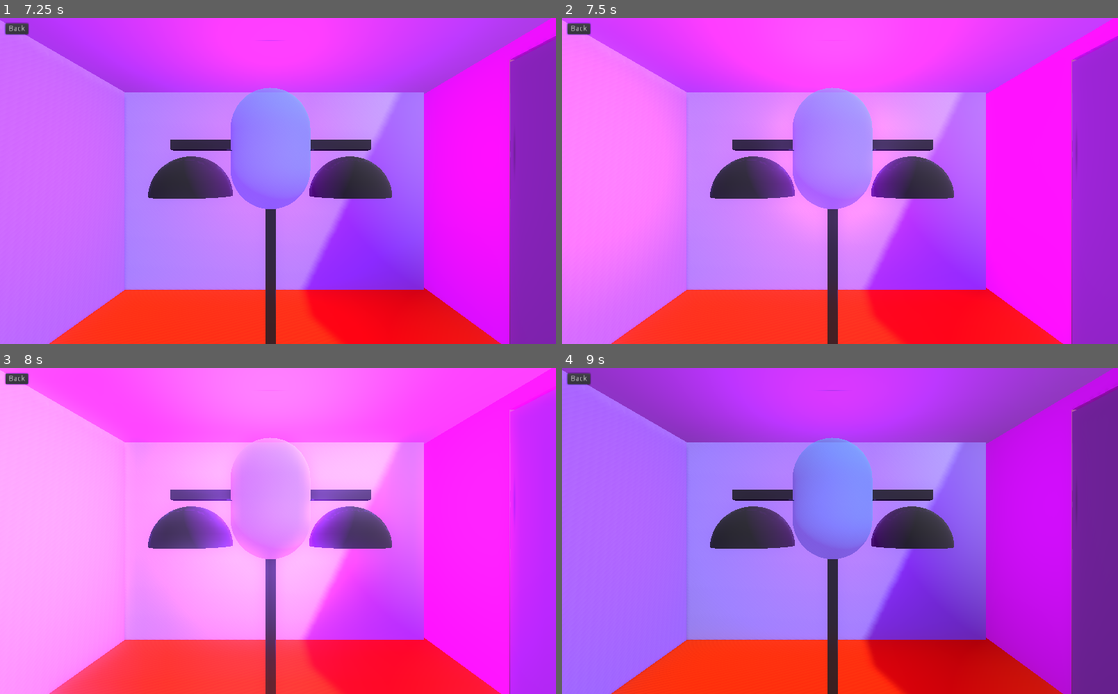
Above: before the commit, frames 1-4 (two rows, left to right).
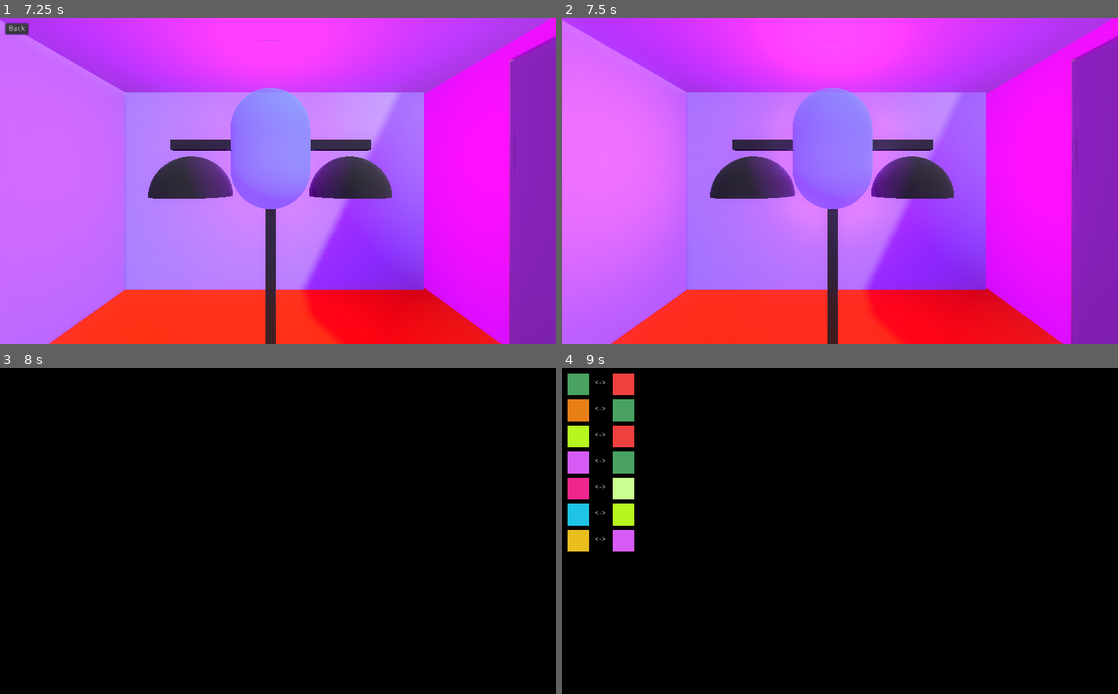
Above: after the commit, the same moments.

Repository: pedrotrschneider/mind-switches
Game: Godot game, scene res://scenes/app/app.tscn
The game is run twice, just before and just after one commit, with the same random seed, the same clock (stepped at 60 frames per second) and the same inputs.
Inputs (mouse positions are in pixels of both pictures, inside the frame that each line leads up to):
- Up to frame 1 (7.25 s): move the mouse to (400, 164) at 0.52 s; click (400, 164) at 0.67 s; tap Enter at 1.25 s; move the mouse to (166, 197) at 1.27 s; click (166, 197) at 1.42 s; move the mouse to (333, 109) at 2.02 s; click (333, 109) at 2.17 s; move the mouse to (250, 246) at 2.77 s; click (250, 246) at 2.92 s; move the mouse to (444, 229) at 3.52 s; click (444, 229) at 3.67 s; move the mouse to (111, 132) at 4.27 s; click (111, 132) at 4.42 s; move the mouse to (305, 181) at 5.02 s; click (305, 181) at 5.17 s; move the mouse to (194, 99) at 5.77 s; click (194, 99) at 5.92 s; move the mouse to (400, 164) at 6.52 s; click (400, 164) at 6.67 s
- Up to frame 2 (7.5 s): move the mouse to (728, 197) at 7.27 s; click (728, 197) at 7.42 s
- Up to frame 3 (8 s): no input
- Up to frame 4 (9 s): move the mouse to (895, 459) at 8.02 s; click (895, 459) at 8.17 s; click (617, 420) at 8.75 s, where only the run after the commit has a clickable "1"

Frame 1 is identical in both runs. In frame 2, 49% of the frame differs, in the area x 0-100%, y 0-100%; in frame 3, 100%; in frame 4, 100%.

Commit message:
✨ Implement level feature 4️⃣ - Add level selection UI - Add level loader - Add level 1 - Add switches UI to levels and sandbox

Diff:
--- /dev/null
+++ b/resources/level_data/level1.tres
@@ -0,0 +1,12 @@
+[gd_resource type="Resource" load_steps=2 format=2]
+
+[ext_resource path="res://resources/level_data/level_data.gd" type="Script" id=1]
+
+[resource]
+script = ExtResource( 1 )
+level_type = 0
+num_bodies = 9
+num_extras = 0
+colors = [ Color( 0.941176, 0.254902, 0.254902, 1 ), Color( 0.72549, 0.968627, 0.129412, 1 ), Color( 0.12549, 0.772549, 0.898039, 1 ), Color( 0.290196, 0.639216, 0.384314, 1 ), Color( 0.847059, 0.360784, 0.964706, 1 ), Color( 0.92549, 0.74902, 0.12549, 1 ), Color( 0.913725, 0.505882, 0.0980392, 1 ), Color( 0.803922, 1, 0.572549, 1 ), Color( 0.945098, 0.152941, 0.552941, 1 ), Color( 1, 1, 1, 1 ), Color( 0, 0, 0, 1 ) ]
+initial_minds = [  ]
+initial_switches = [  ]
--- a/resources/level_data/level_data.gd
+++ b/resources/level_data/level_data.gd
@@ -4,6 +4,7 @@
 
 export(Enums.LevelType) var level_type;
 export(int) var num_bodies;
+export(int) var num_extras;
 export(Array, Color) var colors;
 export(Array, int) var initial_minds;
 export(Array, Array) var initial_switches;
--- a/resources/level_data/sandbox_level.tres
+++ b/resources/level_data/sandbox_level.tres
@@ -6,6 +6,7 @@
 script = ExtResource( 1 )
 level_type = 1
 num_bodies = 0
+num_extras = 0
 colors = [  ]
 initial_minds = [  ]
 initial_switches = [  ]
--- a/scenes/app/app.gd
+++ b/scenes/app/app.gd
@@ -9,10 +9,12 @@
 onready var _main_menu_res: Resource = preload("res://scenes/main_menu_scenes/main_menu/main_menu.tscn");
 onready var _level_res: Resource = preload("res://scenes/game_scenes/level/level.tscn");
 onready var _sandbox_creator_res: Resource = preload("res://scenes/game_scenes/sandbox_level_creator/sandbox_level_creator.tscn");
+onready var _level_laoder_res: Resource = preload("res://scenes/game_scenes/level_loader/level_loader.tscn");
 
 func _ready():
 	_garbage = GameEvents.connect("go_to_level", self, "_on_go_to_level");
 	_garbage = GameEvents.connect("go_to_sandbox_creator", self, "_on_go_to_sandbox_creator");
+	_garbage = GameEvents.connect("go_to_level_loader", self, "_on_go_to_level_loader");
 	_garbage = GameEvents.connect("fade_in", self, "_on_fade_in");
 	_garbage = GameEvents.connect("fade_out", self, "_on_fade_out");
 
@@ -50,3 +52,13 @@
 
 	_runtime_data.current_gameplay_state = Enums.GameplayStates.LEVEL;
 	_runtime_data.current_level_state = Enums.LevelStates.SELECTING;
+
+
+func _on_go_to_level_loader() -> void:
+	self.get_child(get_child_count() - 1).queue_free();
+
+	var level_loader_instance = _level_laoder_res.instance();
+	self.add_child(level_loader_instance);
+
+	_runtime_data.current_gameplay_state = Enums.GameplayStates.LEVEL;
+	_runtime_data.current_level_state = Enums.LevelStates.SELECTING;
--- a/scenes/game_scenes/level/level.gd
+++ b/scenes/game_scenes/level/level.gd
@@ -6,6 +6,9 @@
 export(NodePath) onready var _center_position = get_node(_center_position) as Position3D;
 export(NodePath) onready var _extra1_position = get_node(_extra1_position) as Position3D;
 export(NodePath) onready var _extra2_position = get_node(_extra2_position) as Position3D;
+export(NodePath) onready var _vertical_box = get_node(_vertical_box) as VBoxContainer;
+
+onready var _swtich_ui_res = preload("res://scenes/game_scenes/switch_ui/switch_ui.tscn");
 
 var level_data:LevelData;
 onready var _body_scene_res: Resource = preload("res://scenes/game_scenes/body/body.tscn");
@@ -48,7 +51,7 @@
 		self.add_child(body_instance);
 		body_instance.global_transform.origin = Vector3(posX, 0, posZ);
 		body_instance.index = b;
-		body_instance.mind_color = _colors[b];
+		body_instance.mind_color = _colors[_minds[b]];
 		body_instance.body_color = _colors[b];
 
 		a += sep;
@@ -57,7 +60,7 @@
 	self.add_child(body_instance);
 	body_instance.global_transform.origin = _extra1_position.global_transform.origin;
 	body_instance.index = _num_bodies;
-	body_instance.mind_color = _colors[_num_bodies];
+	body_instance.mind_color = _colors[_minds[_num_bodies]];
 	body_instance.body_color = _colors[_num_bodies];
 	body_instance.hide();
 
@@ -65,9 +68,15 @@
 	self.add_child(body_instance);
 	body_instance.global_transform.origin = _extra2_position.global_transform.origin;
 	body_instance.index = _num_bodies + 1;
-	body_instance.mind_color = _colors[_num_bodies + 1];
+	body_instance.mind_color = _colors[_minds[_num_bodies + 1]];
 	body_instance.body_color = _colors[_num_bodies + 1];
 	body_instance.hide();
+
+	for s in _switches_buffer.size():
+		if(s % 2 == 0):
+			continue;
+
+		_add_switches_ui(_colors[_switches_buffer[s][0]], _colors[_switches_buffer[s][1]]);
 
 	if(level_data.level_type == Enums.LevelType.LEVEL):
 		_on_finish_switches_button_pressed();
@@ -119,6 +128,12 @@
 		i += 1;
 
 	_minds = _minds_solving_init_config.duplicate();
+
+	var switches_ui = _vertical_box.get_children();
+	var dif = _switches_buffer.size() - _switches_buffer_solving_init_config.size();
+	for j in dif / 2:
+		switches_ui[_switches_buffer_solving_init_config.size() / 2 + j].queue_free();
+
 	_switches_buffer = _switches_buffer_solving_init_config.duplicate();
 
 
@@ -144,6 +159,7 @@
 
 		print(_minds);
 		print(_switches_buffer);
+		_add_switches_ui(_colors[mind1], _colors[mind2]);
 	else:
 		print("troca rejeitada");
 		GameEvents.emit_rejected_switch_signal();
@@ -154,3 +170,11 @@
 
 	if(_switches_buffer.size() > 1):
 		GameEvents.emit_show_finish_switches_button_signal();
+
+
+func _add_switches_ui(col1: Color, col2: Color):
+	var switch_ui_instance = _swtich_ui_res.instance();
+	switch_ui_instance.col1 = col1;
+	switch_ui_instance.col2 = col2;
+
+	_vertical_box.add_child(switch_ui_instance);
--- a/scenes/game_scenes/level/level.tscn
+++ b/scenes/game_scenes/level/level.tscn
@@ -1,8 +1,7 @@
-[gd_scene load_steps=6 format=2]
+[gd_scene load_steps=5 format=2]
 
 [ext_resource path="res://scenes/game_scenes/level/level.gd" type="Script" id=2]
 [ext_resource path="res://resources/runtime_data/runtime_data.tres" type="Resource" id=3]
-[ext_resource path="res://resources/level_data/test_level.tres" type="Resource" id=4]
 
 [sub_resource type="PlaneMesh" id=1]
 size = Vector2( 30, 50 )
@@ -13,10 +12,10 @@
 [node name="Level" type="Spatial"]
 script = ExtResource( 2 )
 _runtime_data = ExtResource( 3 )
-_level_data = ExtResource( 4 )
 _center_position = NodePath("CenterPosition")
 _extra1_position = NodePath("Extra1")
 _extra2_position = NodePath("Extra2")
+_vertical_box = NodePath("CanvasLayer/VerticalBox")
 
 [node name="MeshInstance" type="MeshInstance" parent="."]
 transform = Transform( 1, 0, 0, 0, 1, 0, 0, 0, 1, -0.0299072, -4.76837e-07, 0.0301163 )
@@ -33,3 +32,17 @@
 
 [node name="Extra2" type="Position3D" parent="."]
 transform = Transform( 1, 0, 0, 0, 1, 0, 0, 0, 1, 8.028, 0, -5.996 )
+
+[node name="CanvasLayer" type="CanvasLayer" parent="."]
+
+[node name="VerticalBox" type="VBoxContainer" parent="CanvasLayer"]
+margin_left = 10.0
+margin_top = 10.0
+margin_right = 40.0
+margin_bottom = 40.0
+size_flags_horizontal = 2
+size_flags_vertical = 2
+custom_constants/separation = 48
+__meta__ = {
+"_edit_use_anchors_": false
+}
--- /dev/null
+++ b/scenes/game_scenes/level_loader/level_loader.gd
@@ -0,0 +1,20 @@
+extends Control
+
+export(Resource) onready var level1 = level1 as LevelData;
+
+
+func _ready():
+	GameEvents.emit_fade_in_signal(0.6);
+
+func _on_Button1_pressed():
+	level1.initial_minds = [1, 2, 3, 4, 5, 6, 0, 8, 7, 9, 10];
+	level1.initial_switches = [
+		[0, 3], [3, 0],
+		[3, 6], [6, 3],
+		[0, 1], [1, 0],
+		[3, 4], [4, 3],
+		[7, 8], [8, 7],
+		[1, 2], [2, 1],
+		[4, 5], [5, 4],
+	];
+	GameEvents.emit_go_to_level_signal(level1);
--- /dev/null
+++ b/scenes/game_scenes/level_loader/level_loader.tscn
@@ -0,0 +1,24 @@
+[gd_scene load_steps=3 format=2]
+
+[ext_resource path="res://scenes/game_scenes/level_loader/level_loader.gd" type="Script" id=1]
+[ext_resource path="res://resources/level_data/level1.tres" type="Resource" id=2]
+
+[node name="LevelLoader" type="Control"]
+anchor_right = 1.0
+anchor_bottom = 1.0
+script = ExtResource( 1 )
+__meta__ = {
+"_edit_use_anchors_": false
+}
+level1 = ExtResource( 2 )
+
+[node name="Button1" type="Button" parent="."]
+margin_left = 92.4986
+margin_top = 87.4532
+margin_right = 112.499
+margin_bottom = 107.453
+text = "1"
+__meta__ = {
+"_edit_use_anchors_": false
+}
+[connection signal="pressed" from="Button1" to="." method="_on_Button1_pressed"]
--- /dev/null
+++ b/scenes/game_scenes/switch_ui/switch_ui.gd
@@ -0,0 +1,12 @@
+extends Control
+
+export(NodePath) onready var _rect1 = get_node(_rect1) as ColorRect;
+export(NodePath) onready var _rect2 = get_node(_rect2) as ColorRect;
+
+var col1: Color;
+var col2: Color;
+
+
+func _ready():
+	_rect1.color = col1;
+	_rect2.color = col2;
--- /dev/null
+++ b/scenes/game_scenes/switch_ui/switch_ui.tscn
@@ -0,0 +1,35 @@
+[gd_scene load_steps=2 format=2]
+
+[ext_resource path="res://scenes/game_scenes/switch_ui/switch_ui.gd" type="Script" id=1]
+
+[node name="SwitchUI" type="Control"]
+margin_right = 124.0
+margin_bottom = 46.0
+script = ExtResource( 1 )
+__meta__ = {
+"_edit_use_anchors_": false
+}
+_rect1 = NodePath("Rect1")
+_rect2 = NodePath("Rect2")
+
+[node name="Rect1" type="ColorRect" parent="."]
+margin_right = 40.0
+margin_bottom = 40.0
+
+[node name="Label" type="Label" parent="."]
+margin_left = 49.9467
+margin_top = 9.51366
+margin_right = 89.9467
+margin_bottom = 23.5137
+text = "<->"
+__meta__ = {
+"_edit_use_anchors_": false
+}
+
+[node name="Rect2" type="ColorRect" parent="."]
+margin_left = 82.5448
+margin_right = 122.545
+margin_bottom = 40.0
+__meta__ = {
+"_edit_use_anchors_": false
+}
--- a/scenes/main_menu_scenes/main_menu/main_menu.gd
+++ b/scenes/main_menu_scenes/main_menu/main_menu.gd
@@ -59,7 +59,10 @@
 
 
 func _on_game_type_level_selected() -> void:
-	print("game type level selected");
+	GameEvents.emit_hide_back_button_signal();
+	GameEvents.emit_fade_out_signal(0.6);
+	yield(get_tree().create_timer(0.6), "timeout");
+	GameEvents.emit_go_to_level_loader_signal();
 
 
 func _on_game_type_sandbox_selected() -> void:
--- a/singletons/game_events.gd
+++ b/singletons/game_events.gd
@@ -42,6 +42,7 @@
 signal go_to_level(level_data);
 
 signal go_to_sandbox_creator;
+signal go_to_level_loader;
 
 signal body_selected(index);
 
@@ -145,6 +146,10 @@
 	emit_signal("go_to_sandbox_creator");
 
 
+func emit_go_to_level_loader_signal() -> void:
+	emit_signal("go_to_level_loader");
+
+
 func emit_body_selected_signal(index: int) -> void:
 	emit_signal("body_selected", index);
 
